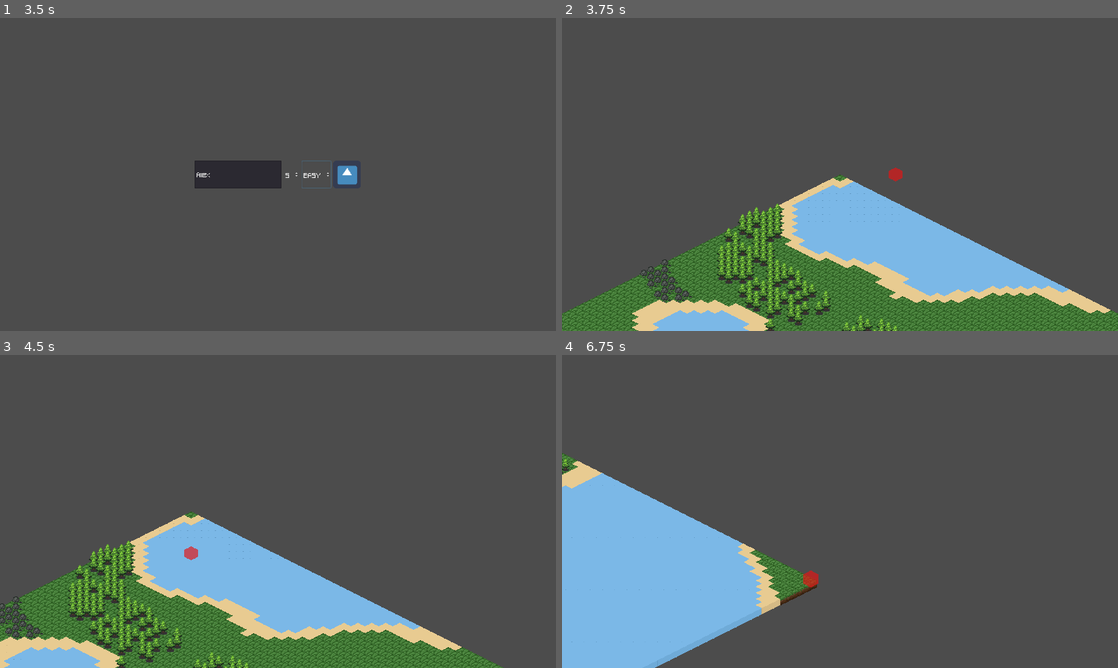
Above: before the commit, frames 1-4 (two rows, left to right).
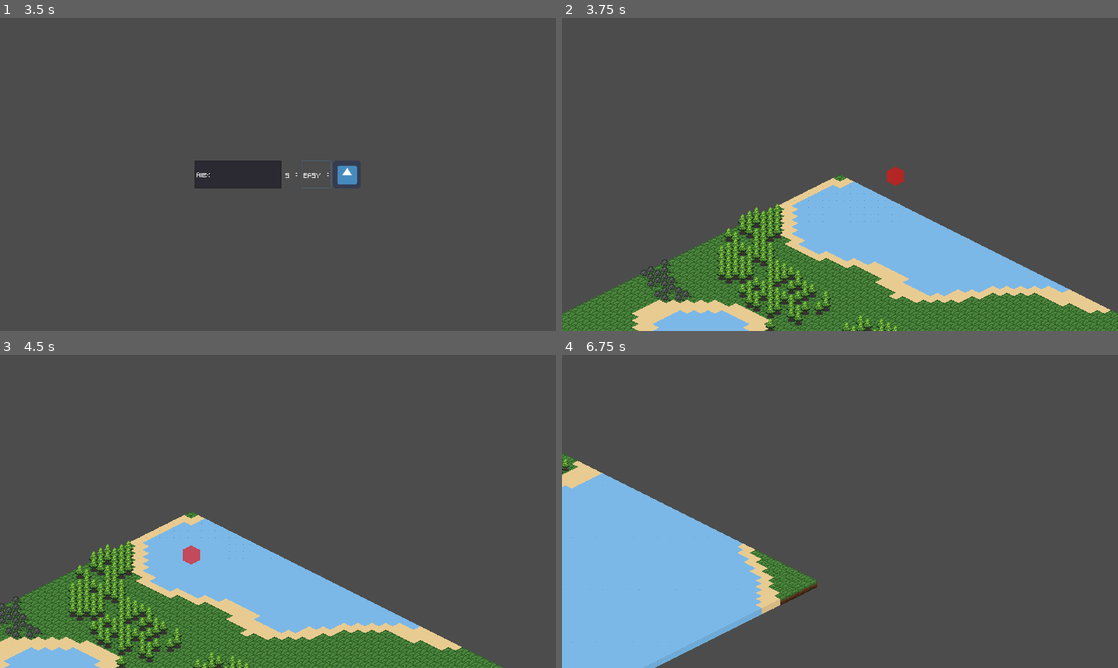
Above: after the commit, the same moments.

Repository: FilMer17/MightyTower
Game: Godot game, scene res://ui/menu/TitleMenu.tscn
Two runs of this game, one before a commit and one after it. Both use one fixed random seed, a clock stepped at 60 frames per second and the inputs below. The engine's default icon, where the game draws it, is replaced by a stand-in: a white triangle on a blue panel in a dark square.
Inputs (mouse positions are in pixels of both pictures, inside the frame that each line leads up to):
- Up to frame 1 (3.5 s): click (444, 115) at 0.5 s; click (239, 174) at 1.27 s; type "Alex" at 1.35 s; click "EASY" at 2 s; click "EASY" at 2.75 s
- Up to frame 2 (3.75 s): click (906, 174) at 3.5 s
- Up to frame 3 (4.5 s): tap Enter at 4.25 s; move the mouse to (194, 555) at 4.27 s; press the mouse at (194, 555) at 4.28 s; hold Right (ui_right) from 4.28 s (still down)
- Up to frame 4 (6.75 s): tap Home (ui_home) at 4.55, 5.1, 6.05 s; move the mouse to (728, 527) at 5.02 s; release Right (ui_right) at 5.03 s; release the mouse at (728, 527) at 5.03 s; hold Down (ui_down) 5.03-5.78 s; click (728, 527) at 5.3 s; move the mouse to (562, 367) at 5.77 s; press the mouse at (562, 367) at 5.78 s; hold Right (ui_right) 5.78-6.53 s; move the mouse to (812, 574) at 6.52 s; release the mouse at (812, 574) at 6.53 s; hold Up (ui_up) from 6.53 s (still down); tap Mouse wheel down (scroll_down) at 6.6 s

Frame 1 is identical in both runs. In frame 2, less than 0.1% of the frame differs, in the area x 58-62%, y 47-54%; in frame 3, less than 0.1%; in frame 4, 0.1%, in the area x 43-47%, y 68-75%.

Commit message:
logic BuilderArea dynamic zone size

Diff:
--- a/game/source/buildings/types/Residence.gd
+++ b/game/source/buildings/types/Residence.gd
@@ -7,16 +7,23 @@
 export var people_storage: int = 0
 
 onready var resources := get_parent().get_parent().get_parent().get_node("Resources")
+onready var builder := get_parent().get_parent().get_node("Builder")
 
 onready var area := $Area as Area2D
 onready var area_zone := $Area/Zone as CollisionShape2D
 
 func _ready() -> void:
-	var __ = area.connect("area_entered", self, "_on_Area_entered")
+	var __
+	__ = area.connect("area_entered", self, "_on_Area_entered")
+	__ = area.connect("area_exited", self, "_on_Area_exited")
 
 func _on_Area_entered(_area: Area2D) -> void:
 	if _area.get_parent().name == "Builder":
-		print("hi")
+		builder.emit_signal("entered_build_area")
+
+func _on_Area_exited(_area: Area2D) -> void:
+	if _area.get_parent().name == "Builder":
+		builder.emit_signal("exited_build_area")
 
 func _building_is_built() -> void:
 	._building_is_built()
--- a/game/source/map/Map.gd
+++ b/game/source/map/Map.gd
@@ -19,7 +19,7 @@
 
 func create_data(diffic: String) -> void:
 	terrain.create_terrain(diffic)
-	builder.build("FoodStorage")
+	builder.build("Residence")
 	entities.create_entities(diffic)
 
 func _input(event):
--- a/game/source/map/builder/Builder.gd
+++ b/game/source/map/builder/Builder.gd
@@ -1,4 +1,9 @@
 extends Node2D
+
+# warning-ignore:unused_signal
+signal entered_build_area
+# warning-ignore:unused_signal
+signal exited_build_area
 
 export(Color, RGBA) var right_color := Color.white
 export(Color, RGBA) var wrong_color := Color.black
@@ -6,6 +11,7 @@
 onready var popup_place_menu := preload("res://ui/popup/PopupPlaceMenu.tscn")
 
 onready var sprite := $Sprite
+onready var area_zone := $Area/Zone
 onready var grid := IsoGrid.new()
 onready var buildings := get_parent().get_node("Buildings")
 onready var terrain := get_parent().get_node("Terrain")
@@ -13,12 +19,26 @@
 var in_menu: bool = false
 var is_right_color: bool = false
 var building: Building = null
+var det_areas: Array = []
+var const_zone_pos: Array
+
+func _ready() -> void:
+	var __
+	__ = connect("entered_build_area", self, "_in_Area")
+	__ = connect("exited_build_area", self, "_out_Area")
+
+	const_zone_pos = area_zone.polygon
 
 func build(b_name: String) -> void:
 	building = GlobalData.buildings[b_name].instance()
 	sprite.texture = building.get_node("BuildingContainer").get_node("Sprite").texture
+
+	for i in range(0, 4):
+		area_zone.polygon[i] = const_zone_pos[i] * building.size
+
+
 	sprite.visible = true
-	$Area2D/Zone.disabled = false
+	area_zone.disabled = false
 
 func _physics_process(_delta):
 	if sprite.visible and !in_menu:
@@ -46,7 +66,7 @@
 		_clear_menu_container()
 		in_menu = false
 		sprite.visible = false
-		$Area2D/Zone.disabled = true
+		area_zone.disabled = true
 
 func _place_building(to_build: bool) -> void:
 	if to_build:
@@ -62,7 +82,7 @@
 			for terr in terrains:
 				terrain.data[terr]["placed"] = building.name
 
-			$Area2D/Zone.disabled = true
+			area_zone.disabled = true
 			sprite.visible = false
 			building = null
 
@@ -86,7 +106,17 @@
 				return false
 			elif not terrain.data[terr]["placed"] == "":
 				return false
+			elif det_areas.empty():
+				if buildings.get_child_count() <= 0:
+					return true
+				return false
 		else:
 			return false
 
 	return true
+
+func _in_Area() -> void:
+	det_areas.append("area")
+
+func _out_Area() -> void:
+	det_areas.pop_back()
--- a/game/source/map/builder/Builder.tscn
+++ b/game/source/map/builder/Builder.tscn
@@ -18,9 +18,10 @@
 
 [node name="MenuContainer" type="Node2D" parent="."]
 
-[node name="Area2D" type="Area2D" parent="."]
+[node name="Area" type="Area2D" parent="."]
 position = Vector2( 0, 16 )
 
-[node name="Zone" type="CollisionPolygon2D" parent="Area2D"]
-polygon = PoolVector2Array( 0, 16, -32, 0, 0, -16, 32, 0 )
+[node name="Zone" type="CollisionPolygon2D" parent="Area"]
+position = Vector2( 0, -16 )
+polygon = PoolVector2Array( 0, 0, -16, 8, 0, 16, 16, 8 )
 disabled = true
